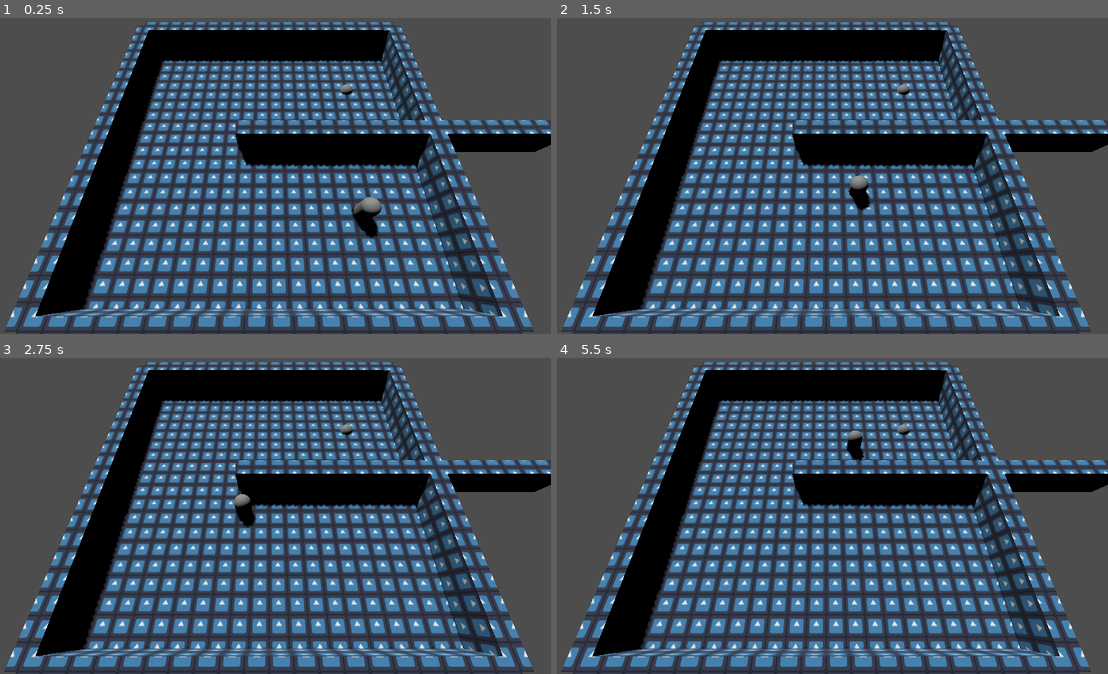
Above: before the commit, frames 1-4 (two rows, left to right).
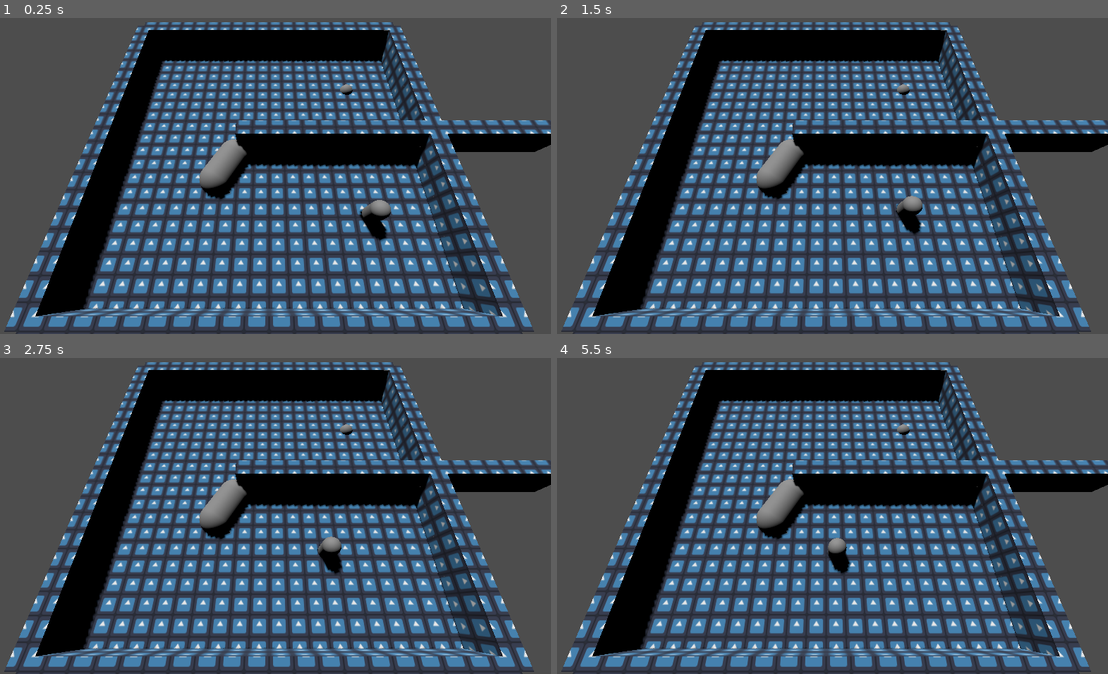
Above: after the commit, the same moments.

Repository: hellocld/bjsjam_xix
Game: Godot game, scene res://scratch/test_room/test_room.tscn
Two runs of this game, one before a commit and one after it. Both use one fixed random seed, a clock stepped at 60 frames per second and the inputs below. The project has no main scene, so this scene is started directly. The engine's default icon, where the game draws it, is replaced by a stand-in: a white triangle on a blue panel in a dark square.
Inputs (mouse positions are in pixels of both pictures, inside the frame that each line leads up to):
- Up to frame 1 (0.25 s): no input
- Up to frame 2 (1.5 s): tap Enter at 0.5 s; move the mouse to (948, 160) at 0.52 s; hold D 0.53-1.25 s; tap Backspace at 0.6 s; click (948, 160) at 0.67 s; drag from (711, 191) to (799, 239) at 1.27 s
- Up to frame 3 (2.75 s): move the mouse to (325, 446) at 2.02 s; hold D from 2.03 s (still down); tap F at 2.1 s
- Up to frame 4 (5.5 s): release D at 2.75 s; drag from (799, 579) to (656, 468) at 2.77 s; move the mouse to (997, 563) at 3.52 s; hold A 3.53-4.25 s; tap Z at 3.6 s; drag from (656, 468) to (744, 437) at 4.27 s; move the mouse to (854, 516) at 5.02 s; hold S from 5.03 s (still down); tap Delete at 5.1 s; click (854, 516) at 5.17 s

The runs differ from the first frame. In frame 1, 1.5% of the frame differs, in the area x 36-71%, y 38-71%; in frame 2, 1.7%, in the area x 36-67%, y 38-69%; in frame 3, 1.5%; in frame 4, 1.6%.

Commit message:
NavMesh rebaking works, beginning obstacle base and placement scenes

Diff:
--- /dev/null
+++ b/scratch/test_room/RoomNavRegion3D.gd
@@ -0,0 +1,21 @@
+extends NavigationRegion3D
+
+
+func _ready() -> void:
+	var rebake_timer = get_tree().create_timer(1)
+	rebake_timer.timeout.connect(_rebake_nav_mesh)
+
+
+func _rebake_nav_mesh() -> void:
+	var geo_data = NavigationMeshSourceGeometryData3D.new()
+	var new_nav_mesh: NavigationMesh = navigation_mesh
+	NavigationMeshGenerator.parse_source_geometry_data(new_nav_mesh, geo_data, self, _on_parse_complete.bind(new_nav_mesh, geo_data))
+
+
+func _on_parse_complete(mesh:NavigationMesh, data:NavigationMeshSourceGeometryData3D) -> void:
+	NavigationMeshGenerator.bake_from_source_geometry_data(mesh, data, _on_bake_complete.bind(mesh))
+
+
+func _on_bake_complete(mesh:NavigationMesh) -> void:
+	navigation_mesh = null
+	navigation_mesh = mesh
--- a/scratch/test_room/navigator.gd
+++ b/scratch/test_room/navigator.gd
@@ -4,31 +4,36 @@
 @export var nav_agent: NavigationAgent3D
 @export var target: Node3D
 
+var _calc_velocity: Vector3
 
 func _ready() -> void:
 	nav_agent.target_position = target.global_position
-	_set_velocity.call_deferred()
 	_calc_time_to_target.call_deferred()
+
 
 func _calc_time_to_target() -> void:
 	await get_tree().physics_frame
 	var path = nav_agent.get_current_navigation_path()
 	var distance: float = 0.0
 	for i in path.size() - 1:
-		distance += (path[i].distance_to(path[i + 1]) / move_speed)
+		distance += (path[i].distance_to(path[i + 1]) / nav_agent.max_speed)
 	print_debug(distance)
 
 
 func _physics_process(delta):
-	_set_velocity()
-	move_and_slide()
-
-
-func _set_velocity() -> void:
-	await get_tree().physics_frame
-	var next_position = nav_agent.get_next_path_position()
-	velocity = (next_position - global_position).normalized() * move_speed
+	var next_path_position = nav_agent.get_next_path_position()
+	_calc_velocity = (next_path_position - global_position).normalized() * move_speed
+	if nav_agent.avoidance_enabled:
+		nav_agent.set_velocity(_calc_velocity)
+	else:
+		print_debug("Not using avoidance!")
+		_on_navigation_agent_3d_velocity_computed(_calc_velocity)
 
 
 func _on_navigation_agent_3d_target_reached():
 	velocity = Vector3.ZERO
+
+
+func _on_navigation_agent_3d_velocity_computed(safe_velocity):
+	velocity = safe_velocity
+	move_and_slide()
--- a/scratch/test_room/test_room.tscn
+++ b/scratch/test_room/test_room.tscn
@@ -1,5 +1,6 @@
-[gd_scene load_steps=7 format=3 uid="uid://b3tp8hy047mdp"]
+[gd_scene load_steps=10 format=3 uid="uid://b3tp8hy047mdp"]
 
+[ext_resource type="Script" path="res://scratch/test_room/RoomNavRegion3D.gd" id="1_kbsgj"]
 [ext_resource type="Material" uid="uid://q0fa6ar67wl2" path="res://assets/materials/icon_triplanar.tres" id="1_ofhbd"]
 [ext_resource type="Script" path="res://scratch/test_room/navigator.gd" id="2_yib1s"]
 
@@ -7,6 +8,14 @@
 vertices = PackedVector3Array(-8.25, 0.625, 0, -3, 0.625, 0, -3, 0.625, -0.75, -8.25, 0.625, 0, -3, 0.625, -0.75, -2.25 …(477 unchanged characters)…
 polygons = [PackedInt32Array(2, 1, 0), PackedInt32Array(4, 3, 5), PackedInt32Array(5, 3, 7), PackedInt32Array(5, 7, 6), …(298 unchanged characters)…
 agent_radius = 1.0
+
+[sub_resource type="CapsuleMesh" id="CapsuleMesh_h3gq2"]
+radius = 1.0
+height = 4.0
+
+[sub_resource type="CapsuleShape3D" id="CapsuleShape3D_meeqr"]
+radius = 1.0
+height = 4.0
 
 [sub_resource type="CapsuleShape3D" id="CapsuleShape3D_6wrkq"]
 
@@ -16,43 +25,59 @@
 
 [node name="TestRoom" type="Node3D"]
 
-[node name="NavigationRegion3D" type="NavigationRegion3D" parent="."]
+[node name="RoomNavRegion3D" type="NavigationRegion3D" parent="."]
 navigation_mesh = SubResource("NavigationMesh_twd17")
+script = ExtResource("1_kbsgj")
 
-[node name="CSGCombiner3D" type="CSGCombiner3D" parent="NavigationRegion3D"]
+[node name="CSGCombiner3D" type="CSGCombiner3D" parent="RoomNavRegion3D"]
 material_override = ExtResource("1_ofhbd")
 
-[node name="Floor" type="CSGBox3D" parent="NavigationRegion3D/CSGCombiner3D"]
+[node name="Floor" type="CSGBox3D" parent="RoomNavRegion3D/CSGCombiner3D"]
 size = Vector3(20, 0.25, 20)
 
-[node name="Wall" type="CSGBox3D" parent="NavigationRegion3D/CSGCombiner3D"]
+[node name="Wall" type="CSGBox3D" parent="RoomNavRegion3D/CSGCombiner3D"]
 transform = Transform3D(1, 0, 0, 0, 1, 0, 0, 0, 1, -10, 1, 0)
 size = Vector3(1, 2, 20)
 
-[node name="Wall2" type="CSGBox3D" parent="NavigationRegion3D/CSGCombiner3D"]
+[node name="Wall2" type="CSGBox3D" parent="RoomNavRegion3D/CSGCombiner3D"]
 transform = Transform3D(1, 0, 0, 0, 1, 0, 0, 0, 1, 10, 1, 0)
 size = Vector3(1, 2, 20)
 
-[node name="Wall3" type="CSGBox3D" parent="NavigationRegion3D/CSGCombiner3D"]
+[node name="Wall3" type="CSGBox3D" parent="RoomNavRegion3D/CSGCombiner3D"]
 transform = Transform3D(-4.37114e-08, 0, 1, 0, 1, 0, -1, 0, -4.37114e-08, 0, 1, 10)
 size = Vector3(1, 2, 20)
 
-[node name="Wall4" type="CSGBox3D" parent="NavigationRegion3D/CSGCombiner3D"]
+[node name="Wall4" type="CSGBox3D" parent="RoomNavRegion3D/CSGCombiner3D"]
 transform = Transform3D(-4.37114e-08, 0, 1, 0, 1, 0, -1, 0, -4.37114e-08, 0, 1, -10)
 size = Vector3(1, 2, 20)
 
-[node name="Wall5" type="CSGBox3D" parent="NavigationRegion3D/CSGCombiner3D"]
+[node name="Wall5" type="CSGBox3D" parent="RoomNavRegion3D/CSGCombiner3D"]
 transform = Transform3D(-4.37114e-08, 0, 1, 0, 1, 0, -1, 0, -4.37114e-08, 8, 1, 0)
 size = Vector3(1, 2, 20)
+
+[node name="UnbakedObstacle" type="Node3D" parent="RoomNavRegion3D"]
+transform = Transform3D(0.866025, 0.5, 2.18557e-08, 0, -4.37114e-08, 1, 0.5, -0.866025, -3.78552e-08, -2.753, 0.357722, 1.81886)
+
+[node name="MeshInstance3D" type="MeshInstance3D" parent="RoomNavRegion3D/UnbakedObstacle"]
+mesh = SubResource("CapsuleMesh_h3gq2")
+
+[node name="RigidBody3D" type="RigidBody3D" parent="RoomNavRegion3D/UnbakedObstacle"]
+
+[node name="CollisionShape3D" type="CollisionShape3D" parent="RoomNavRegion3D/UnbakedObstacle/RigidBody3D"]
+shape = SubResource("CapsuleShape3D_meeqr")
 
 [node name="Navigator" type="CharacterBody3D" parent="." node_paths=PackedStringArray("nav_agent", "target")]
 transform = Transform3D(1, 0, 0, 0, 1, 0, 0, 0, 1, 6, 1, 5)
 axis_lock_angular_y = true
 script = ExtResource("2_yib1s")
+move_speed = 1.0
 nav_agent = NodePath("NavigationAgent3D")
 target = NodePath("../TestTarget")
 
 [node name="NavigationAgent3D" type="NavigationAgent3D" parent="Navigator"]
+avoidance_enabled = true
+radius = 1.0
+use_3d_avoidance = true
 
 [node name="CollisionShape3D" type="CollisionShape3D" parent="Navigator"]
 shape = SubResource("CapsuleShape3D_6wrkq")
@@ -73,7 +98,5 @@
 [node name="MeshInstance3D" type="MeshInstance3D" parent="TestTarget"]
 mesh = SubResource("SphereMesh_5n5uv")
 
-[node name="NavigationObstacle3D" type="NavigationObstacle3D" parent="."]
-
-[connection signal="link_reached" from="Navigator/NavigationAgent3D" to="Navigator" method="_on_navigation_agent_3d_link_reached"]
 [connection signal="target_reached" from="Navigator/NavigationAgent3D" to="Navigator" method="_on_navigation_agent_3d_target_reached"]
+[connection signal="velocity_computed" from="Navigator/NavigationAgent3D" to="Navigator" method="_on_navigation_agent_3d_velocity_computed"]
--- /dev/null
+++ b/src/obstacle_base/obstacle_base.gd
@@ -0,0 +1,15 @@
+class_name Obstacle
+extends RigidBody3D
+
+var _held: bool = true
+
+
+func on_dropped() -> void:
+	#
+	_held = false
+	freeze = false
+
+
+func on_placement_timeout() -> void:
+	# disable physics, where it is is where it is!
+	freeze = true
--- /dev/null
+++ b/src/obstacle_base/obstacle_base.tscn
@@ -0,0 +1,7 @@
+[gd_scene load_steps=2 format=3 uid="uid://tyubbe1f1nr1"]
+
+[ext_resource type="Script" path="res://src/obstacle_base/obstacle_base.gd" id="1_7ekbf"]
+
+[node name="ObstacleBase" type="RigidBody3D"]
+freeze = true
+script = ExtResource("1_7ekbf")
--- /dev/null
+++ b/src/obstacle_placer/obstacle_placer.tscn
@@ -0,0 +1,5 @@
+[gd_scene format=3 uid="uid://e72aajjqr18r"]
+
+[node name="ObstaclePlacer" type="Node3D"]
+
+[node name="RemoteTransform3D" type="RemoteTransform3D" parent="."]
--- /dev/null
+++ b/src/rooms/room_base.gd
@@ -0,0 +1,5 @@
+extends Node3D
+
+
+func rebake_room_navigation() -> void:
+	pass
--- /dev/null
+++ b/src/rooms/room_base.tscn
@@ -0,0 +1,17 @@
+[gd_scene load_steps=3 format=3 uid="uid://65jp2ieib57s"]
+
+[ext_resource type="Script" path="res://src/rooms/room_base.gd" id="1_2bofa"]
+
+[sub_resource type="NavigationMesh" id="NavigationMesh_8xbcm"]
+agent_height = 2.0
+agent_radius = 1.0
+
+[node name="RoomBase" type="Node3D"]
+script = ExtResource("1_2bofa")
+
+[node name="NavigationRegion3D" type="NavigationRegion3D" parent="."]
+navigation_mesh = SubResource("NavigationMesh_8xbcm")
+
+[node name="RoomBase" type="Node3D" parent="NavigationRegion3D"]
+
+[node name="ObstacleRoot" type="Node3D" parent="NavigationRegion3D"]
Not shown, changed: kanban_tasks_data.kanban
